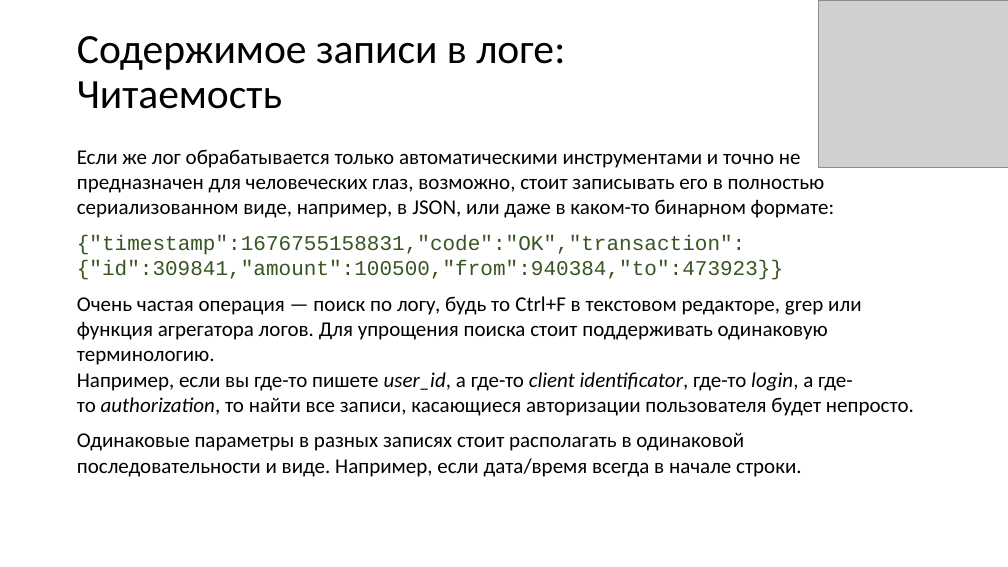
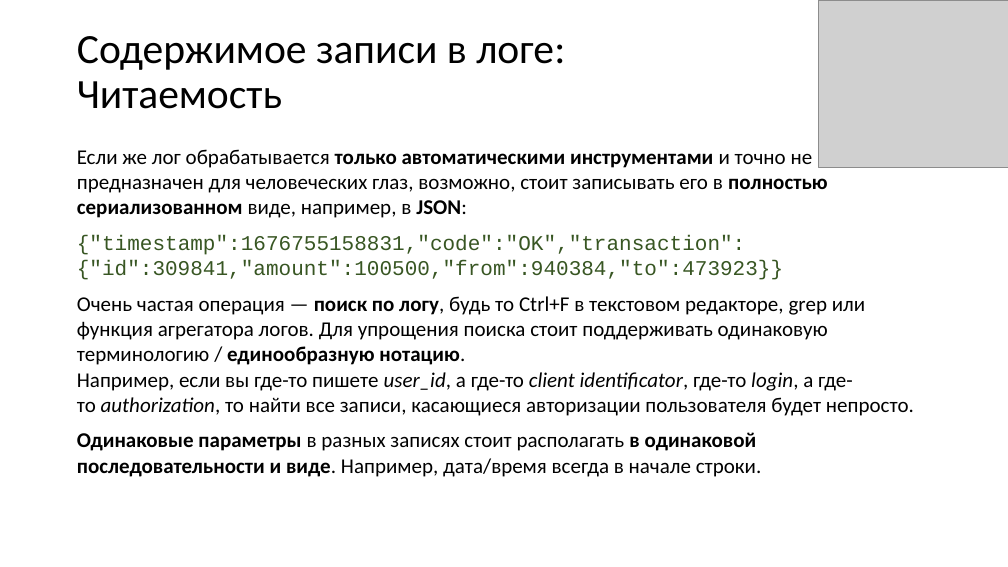
Before and after one commit to xtrueman/prog_instruments, a slide deck: slide 12 of presentations/Logging.pptx. Drawn at 1008x567 pixels with LibreOffice and Linux fonts; fonts in the diff are those of the drawing; grey boxes stand for pictures. Boxes give left, top, right and bottom in pixels: in the first picture for what was removed or moved away, otherwise in the second. Text is boxed around its words. In the diff, an @@ line names an element or a change of style, - is before the commit and + after.

```diff
--- a/presentations/Logging.pptx
+++ b/presentations/Logging.pptx
@@ text at box(77, 149, 828, 218): text changed @@
-Если же лог обрабатывается только автоматическими инструментами и точно не предназначен для человеческих глаз, возможно, стоит записывать его в полностью сериализованном виде, например, в JSON, или даже в каком-то бинарном формате:
+Если же лог обрабатывается только автоматическими инструментами и точно не предназначен для человеческих глаз, возможно, стоит записывать его в полностью сериализованном виде, например, в JSON:
@@ text at box(77, 296, 914, 477): text changed @@
-Очень частая операция — поиск по логу, будь то Ctrl+F в текстовом редакторе, grep или функция агрегатора логов. Для упрощения поиска стоит поддерживать одинаковую терминологию.
-Например, если вы где-то пишете user_id, а где-то client identificator, где-то login, а где-то authorization, то найти все записи, касающиеся авторизации пользователя будет непросто.
-Одинаковые параметры в разных записях стоит располагать в одинаковой последовательности и виде. Например, если дата/время всегда в начале строки.
+Очень частая операция — поиск по логу, будь то Ctrl+F в текстовом редакторе, grep или функция агрегатора логов. Для упрощения поиска стоит поддерживать одинаковую терминологию / единообразную нотацию.
+Например, если вы где-то пишете user_id, а где-то client identificator, где-то login, а где-то authorization, то найти все записи, касающиеся авторизации пользователя будет непросто.
+Одинаковые параметры в разных записях стоит располагать в одинаковой последовательности и виде. Например, дата/время всегда в начале строки.
```
Also in this commit, not shown: 21 other slides changed, 2 other files.
